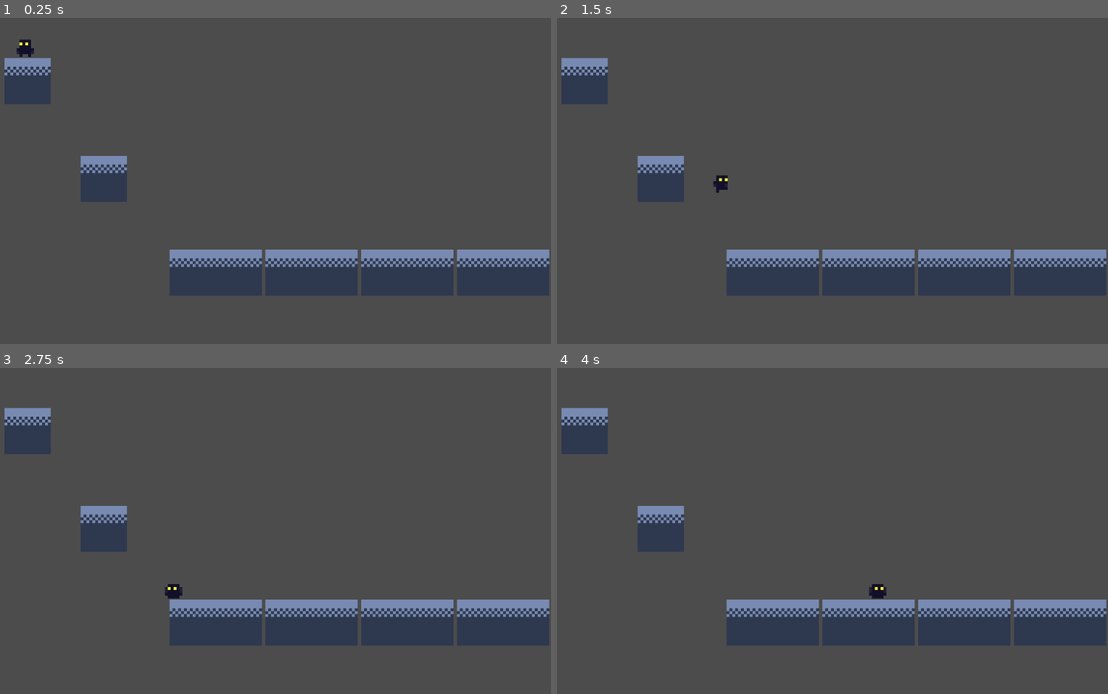
Above: before the commit, frames 1-4 (two rows, left to right).
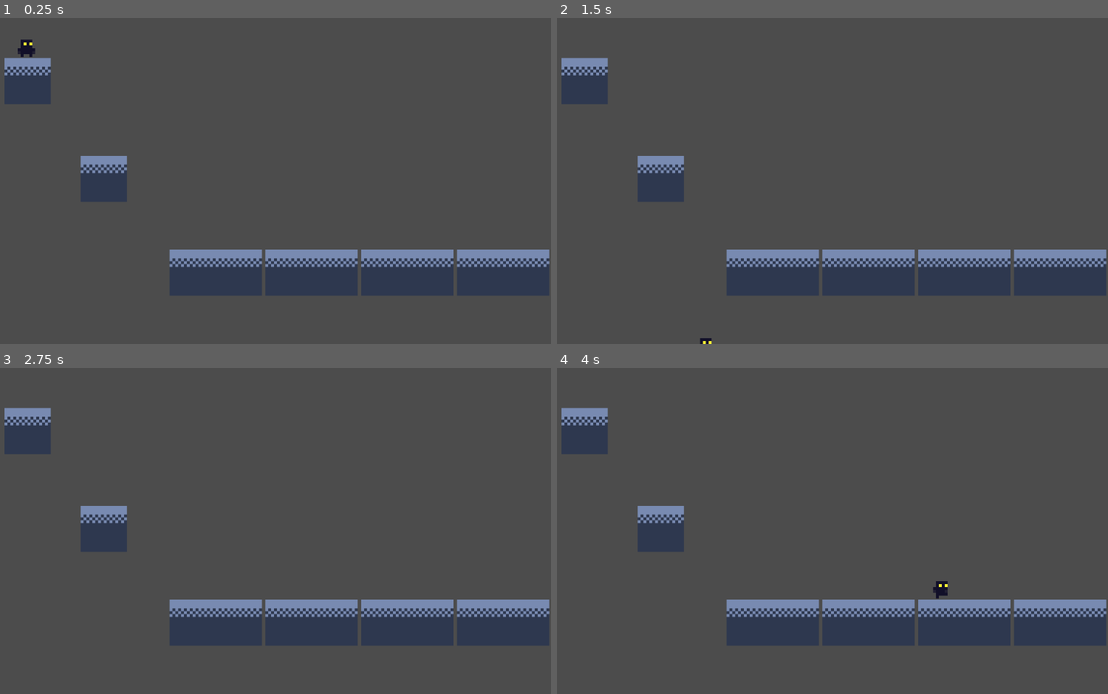
Above: after the commit, the same moments.

Repository: superbadgames/make_me_laugh
Game: Godot game, scene res://Boards/TestLand/TestLand.tscn
Two runs of this game, one before a commit and one after it. Both use one fixed random seed, a clock stepped at 60 frames per second and the inputs below.
Inputs:
- Up to frame 1 (0.25 s): no input
- Up to frame 2 (1.5 s): tap Enter (p1_action) at 0.5, 1.35 s; hold Shift (p1_jump) 0.53-1.28 s; hold Right (p1_right) from 0.53 s (still down)
- Up to frame 3 (2.75 s): tap Shift (p1_jump) at 1.52, 1.55, 1.82 s; release Right (p1_right) at 2.03 s; hold Left (p1_left) from 2.03 s (still down); hold Shift (p1_jump) from 2.03 s (still down)
- Up to frame 4 (4 s): release Left (p1_left) at 2.78 s; release Shift (p1_jump) at 2.78 s; hold Right (p1_right) from 2.78 s (still down); tap Enter (p1_action) at 2.85 s; tap Shift (p1_jump) at 3.02, 3.05, 3.32 s; hold Shift (p1_jump) from 3.53 s (still down)

The runs differ from the first frame. In frame 1, less than 0.1% of the frame differs, in the area x 2-7%, y 6-12%; in frame 2, 0.1%; in frame 3, 0.1%; in frame 4, 0.2%, in the area x 56-71%, y 65-71%.

Commit message:
Milestone: Jumping is working now. It could probably use some more tweaking, but at least the numbers to tweak, and the general equation for how it should work is there.

Diff:
--- a/Boards/TestLand/TestLand.tscn
+++ b/Boards/TestLand/TestLand.tscn
@@ -7,7 +7,7 @@
 [node name="TestLand" type="Node"]
 
 [node name="First_Character" parent="." instance=ExtResource( 3 )]
-position = Vector2( 112.695, 58.0544 )
+position = Vector2( 114.583, 40.1208 )
 scale = Vector2( 5, 5 )
 
 [node name="Platforms" type="Node2D" parent="."]
--- a/Components/Environment/Platforms/Platform_Utils/PlatformRestorePoint.gd
+++ b/Components/Environment/Platforms/Platform_Utils/PlatformRestorePoint.gd
@@ -5,10 +5,8 @@
 func _ready():
 	restore_position = global_position
 	restore_position.y -= 8
-	print("platform restore position is ", restore_position)
 
 
 func _on_Area2D_body_entered(body):
 	if body.has_method("set_restore_position"):
-		print("I am a player!")
 		body.set_restore_position(restore_position)
--- a/Entities/PlayerCharacters/First/First_Character.tscn
+++ b/Entities/PlayerCharacters/First/First_Character.tscn
@@ -5,7 +5,7 @@
 [ext_resource path="res://Entities/PlayerCharacters/First/character_1_walk02.png" type="Texture" id=3]
 [ext_resource path="res://Entities/PlayerCharacters/First/character_1_idle02.png" type="Texture" id=4]
 [ext_resource path="res://Entities/PlayerCharacters/Player_Character.gd" type="Script" id=5]
-[ext_resource path="res://Entities/PlayerCharacters/First/character_1_jump01.png" type="Texture" id=6]
+[ext_resource path="res://Entities/PlayerCharacters/First/character_1_jump02.png" type="Texture" id=7]
 
 [sub_resource type="RectangleShape2D" id=3]
 extents = Vector2( 3.4375, 3.375 )
@@ -17,14 +17,9 @@
 "name": "idle",
 "speed": 0.25
 }, {
-"frames": [ ExtResource( 6 ) ],
-"loop": false,
-"name": "jump_ready",
-"speed": 5.0
-}, {
-"frames": [  ],
+"frames": [ ExtResource( 7 ) ],
 "loop": true,
-"name": "jump_action",
+"name": "jump",
 "speed": 5.0
 }, {
 "frames": [ ExtResource( 1 ), ExtResource( 3 ) ],
@@ -44,6 +39,5 @@
 [node name="AnimatedSprite" type="AnimatedSprite" parent="."]
 position = Vector2( 0, -0.625 )
 frames = SubResource( 2 )
-animation = "idle"
-frame = 1
+animation = "jump"
 playing = true
--- a/Entities/PlayerCharacters/Player_Character.gd
+++ b/Entities/PlayerCharacters/Player_Character.gd
@@ -1,30 +1,36 @@
 extends KinematicBody2D
 
 const UP : Vector2 = Vector2.UP
-const GRAVITY : float = 500.0
-const FAIL_PLANE : float = 1000.0
+const GRAVITY : float = 300.0
+const JUMP_GRAVITY : float = 100.0
+const TERMINAL_VELOCITY : float = 1_000.0
+const FAIL_PLANE : float = 1_000.0
 # Max speed the velocity can reach from acceleration
 # X values
 const walk_max_speed : float = 250.0
 const run_max_speed : float = 600.0
+const air_max_speed : float = 1_000.0
 # Y value
-const jump_max_speed : float = 500.0
+const jump_max_speed : float = 2_000.0
 # These are the acceleration values. These are appliec to the velocity each fram
 # to move the player
 # X values
 const walk_accel : float = 50.0
 const run_accel : float = 75.0
-const air_accel : float = 15.0
+const air_accel : float = 30.0
 # Y Values
-const jump_accel : float = 150.0
+const jump_accel : float = 1_000.0
+const initial_jump_force : float = 500.0
 # Rate of slow down, while on the ground
 const ground_decel : float = 75.0
+const air_decel : float = 50.0
 
 onready var animatedSprite = $AnimatedSprite
 
 var move_velocity : Vector2 = Vector2.ZERO
 var restore_position : Vector2 = position
 var can_jump : bool = true
+var jumping : bool = false
 var in_air : bool
 
 
@@ -55,9 +61,10 @@
 					move_velocity.x = walk_max_speed
 			animatedSprite.play("walk")
 			animatedSprite.flip_h = false
-		else:
-			# Later, allow the player to move a little less. Create a new variable
-			pass
+		elif in_air:
+			move_velocity.x += air_accel
+			if move_velocity.x > air_max_speed:
+				move_velocity.x = air_max_speed
 	elif Input.is_action_pressed("p1_left"):
 		if not in_air:
 			if Input.is_action_pressed("p1_action"):
@@ -70,6 +77,11 @@
 					move_velocity.x = -walk_max_speed
 			animatedSprite.play("walk")
 			animatedSprite.flip_h = true
+		# This did not really work like I thought it would.
+		#elif in_air:
+		#	move_velocity.x -= air_accel
+		#	if move_velocity.x < air_max_speed:
+		#		move_velocity.x = -air_max_speed
 	else:
 		if not in_air:
 			if move_velocity.x > 0:
@@ -80,37 +92,55 @@
 			if move_velocity.x <= ground_decel and move_velocity.x >= -ground_decel:
 				move_velocity.x = 0
 				animatedSprite.play("idle")
+		elif in_air:
+			if move_velocity.x > 0:
+				move_velocity.x -= air_decel
+			elif move_velocity.x < 0:
+				move_velocity.x += air_decel
+
 
 
 func jump():
-	if Input.is_action_pressed("p1_jump") and can_jump:
-		animatedSprite.play("jump_ready")
-
-	if Input.is_action_just_released("p1_jump") and can_jump:
-		animatedSprite.play("jump_action")
-		#move_velocity.y = -jump_power
-		#can_jump = false
+	if Input.is_action_just_pressed("p1_jump"):
+		if can_jump and not in_air:
+			can_jump = false
+			jumping = true
+			move_velocity.y = -initial_jump_force
+			animatedSprite.play("jump")
+	elif Input.is_action_pressed("p1_jump") and jumping:
+		print("about to add extra jump, move_velocity.y is", move_velocity.y)
+		move_velocity.y -= jump_accel
+		if move_velocity.y <= -jump_max_speed:
+			jumping = false
+	elif Input.is_action_just_released("p1_jump"):
+		jumping = false
 
 
 func apply_gravity():
 	# falling, need gravity
 	if not is_on_floor():
-		move_velocity.y = GRAVITY
-		can_jump = false
+		if jumping:
+			move_velocity.y += JUMP_GRAVITY
+			print("gravity for jumping appliked, move_velocity y is ", move_velocity.y)
+		else:
+			move_velocity.y += GRAVITY
 		in_air = true
+
+		#if move_velocity.y > TERMINAL_VELOCITY:
+		#	move_velocity.y =  TERMINAL_VELOCITY
 	# on floor. For testing we can jump. This needs to change soon
 	else:
+		if not can_jump:
+			print("hit floor, about to reset can_jump")
 		can_jump = true
 		in_air = false
+		#move_velocity.y = 0
 
 
 func check_for_fail():
 	if position.y >= FAIL_PLANE:
-		print("You kind of died! Setting position to ", restore_position)
 		position = restore_position
-		print("position is now ", position)
 
 
 func set_restore_position(restore_pos : Vector2):
-	print("restore position set to ", restore_pos)
 	restore_position = restore_pos
